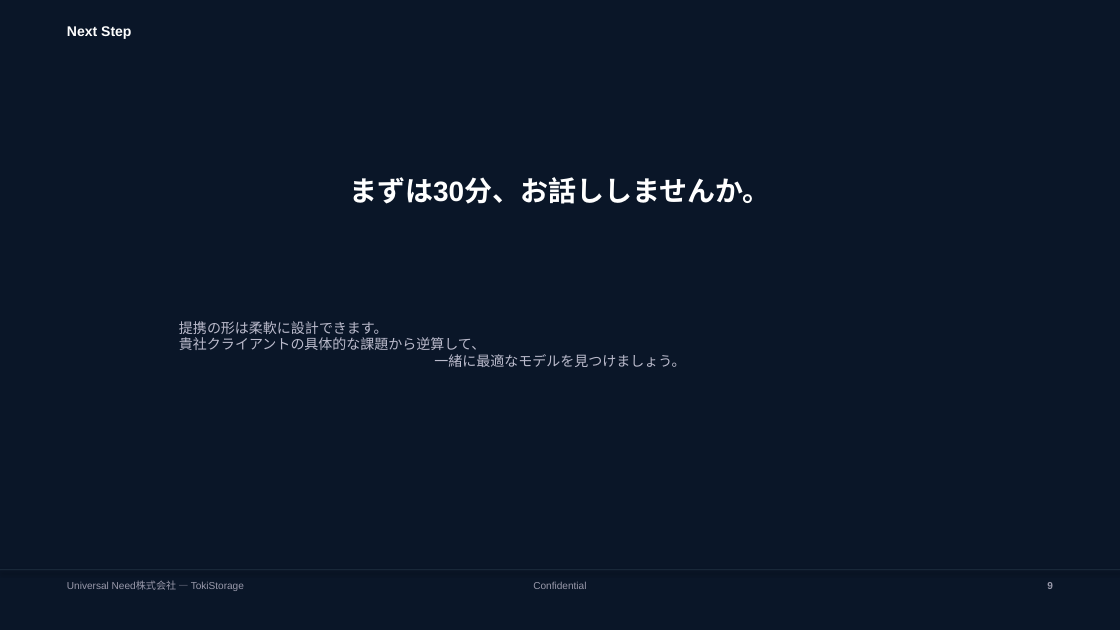
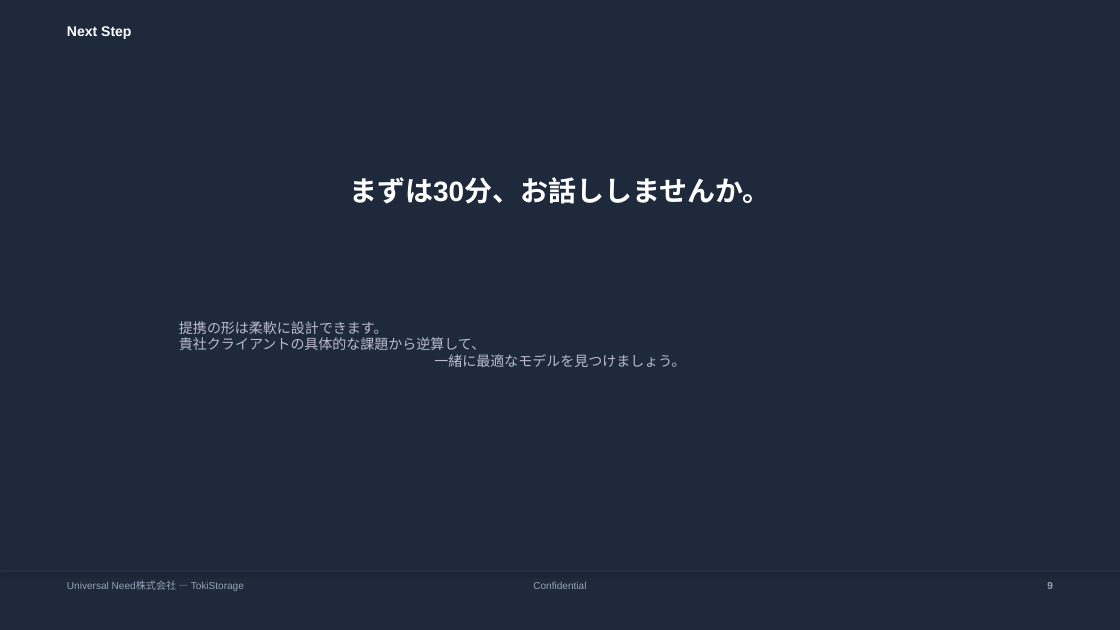
Before and after one commit to timeless-residents/pearlmemorial, a slide deck: slide 9 of toki/tokistorage-partnership-deck.pptx. Drawn at 1120x630 pixels with LibreOffice and Linux fonts; fonts in the diff are those of the drawing. Boxes give left, top, right and bottom in pixels: in the first picture for what was removed or moved away, otherwise in the second. Text is boxed around its words. In the diff, an @@ line names an element or a change of style, - is before the commit and + after.

```diff
--- a/toki/tokistorage-partnership-deck.pptx
+++ b/toki/tokistorage-partnership-deck.pptx
@@ rectangle at [0,0,1120,629]: fill #0A1628 to #1E293B @@
@@ rectangle at [0,570,1120,571]: fill #223344 to #334455 @@
@@ text colour #9999AA to #94A3B8 in 3 elements at [67,581,244,591], [533,582,586,589], [1047,582,1053,589] @@
```
Also in this commit, not shown: 8 other slides changed, 4 other files.
